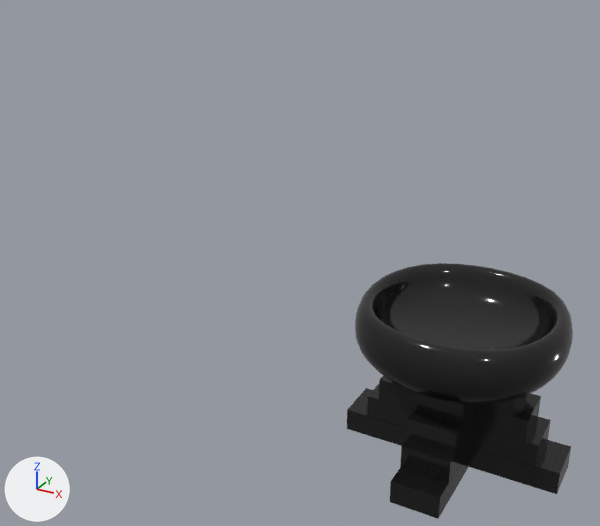
A saved change to the FBX model Art/Models/Braizer.fbx.
Rendered twice from a 50 mm lens placed at (1.29, -4.44, 3.21), pointed at (-1.14, -0.02, 1.0). Arrows for +X, +Y and +Z are at lower left; the lights stay in place. Where no turn or scale is listed for an object, it has been applied to the vertices.

Objects in the first picture: 'Braizer'.
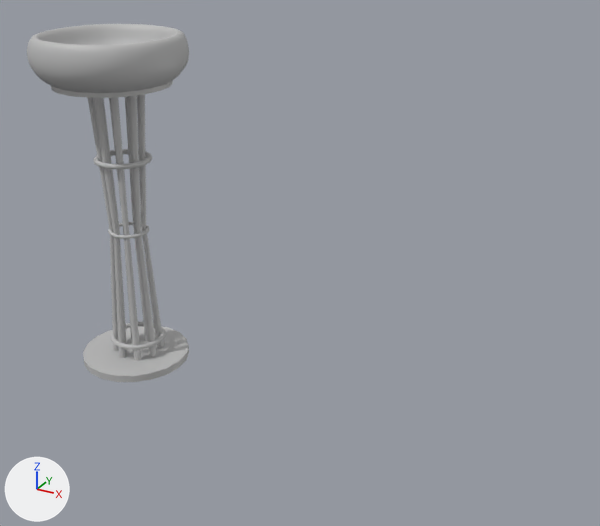
Location of each change, (x1, y1, x2, y2) in pixels of the pictures (600 x 526 px; the box of a moved part takes in the faces that stretch with it):
'Braizer', reshaped, moved (28% narrower, 40% taller): before (347, 263, 573, 519); after (27, 24, 189, 382)
part 1 of me_mesh, moved or reshaped: before (355, 263, 573, 404); after (27, 24, 189, 93)
part 2 of me_mesh, added: after (108, 222, 150, 239)
part 3 of me_mesh, added: after (94, 149, 152, 169)
part 4 of me_mesh, added: after (111, 321, 165, 350)
part 5 of me_mesh, deleted (black): before (347, 382, 571, 519)
part 6 of me_mesh, built on: before (367, 376, 551, 483); after (51, 81, 189, 382)

What the commit changed:
Material 'lambert3' (mat_lambert3) is new.
Its base color is (0.5, 0.5, 0.5) (grey #bcbcbc).
me_mesh is used by ob_braizer; location (0.0, 0.0, 0.448).
me_mesh had 978 vertices, 956 faces and spanned x -0.702..0.702, y -0.702..0.702, z -0.525..0.525.
me_mesh no longer uses material mat_aistandardsurface1 (black #181818).
me_mesh now has 2668 vertices, 2656 faces and spans x -0.523..0.523, y -0.523..0.523, z -1.244..1.244.
me_mesh part 1: the loose piece of 898 vertices spanning x -0.659..0.63, y -0.644..0.644, z 0.045..0.525 is scaled about its middle by 0.812, then moved by (0.015, 0.0, 0.765), in mat_lambert3 (grey #bcbcbc).
me_mesh part 2: a new loose piece, a torus around z (ring radius 0.138, tube radius 0.014) spanning x -0.142..0.162, y -0.13..0.174, z -0.199..-0.172, in mat_lambert3 (grey #bcbcbc).
me_mesh part 3: a new loose piece, a torus around z (ring radius 0.19, tube radius 0.019) spanning x -0.196..0.221, y -0.184..0.233, z 0.345..0.383, in mat_lambert3 (grey #bcbcbc).
me_mesh part 4: a new loose piece, a torus around z (ring radius 0.193, tube radius 0.019) spanning x -0.205..0.219, y -0.188..0.237, z -1.096..-1.057, in mat_lambert3 (grey #bcbcbc).
me_mesh part 5: 6 loose pieces with 48 vertices, spanning x -0.702..0.702, y -0.702..0.702, z -0.525..0.231, are deleted.
me_mesh part 6: 32 vertices removed from x -0.557..0.557, y -0.557..0.557, z -0.375..-0.071; 570 vertices added at x -0.416..0.41, y -0.413..0.413, z -1.244..0.953.
me_mesh now uses material mat_lambert3 (grey #bcbcbc).
Object 'Braizer' (ob_braizer) moves from (0.0, 0.0, 0.448) to (-2.626, 0.0, 1.131).
